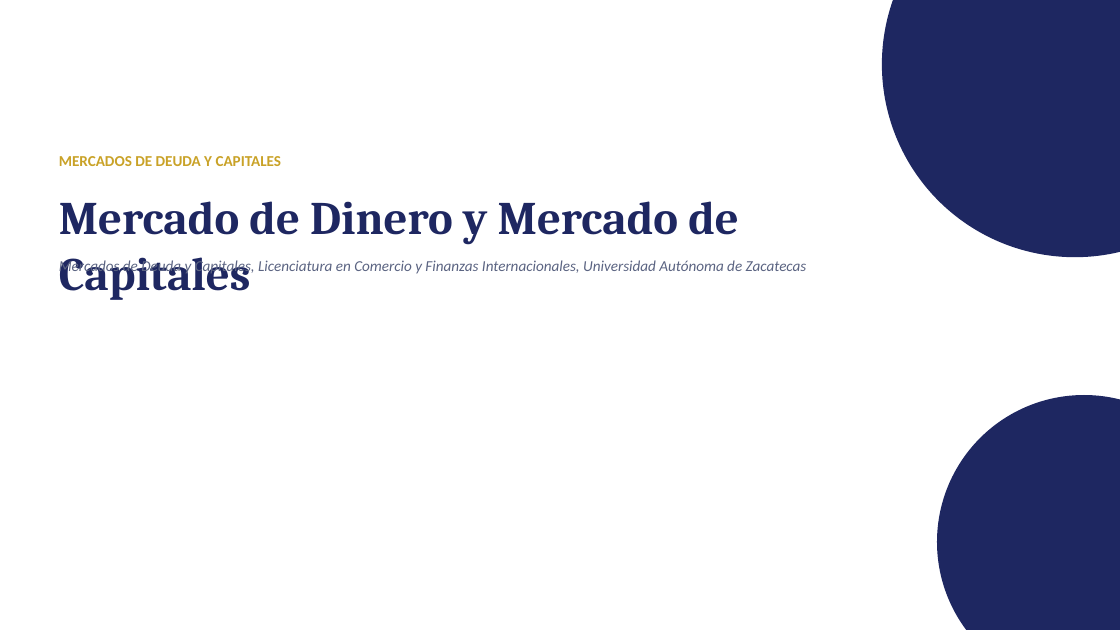
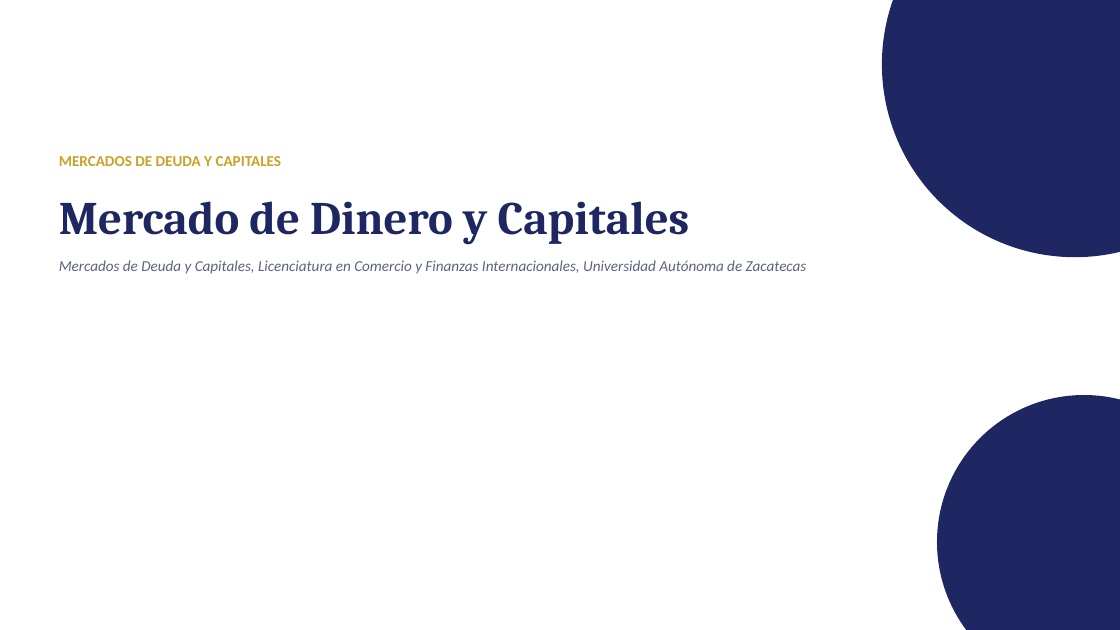
Before and after one commit to LoMarrujo/notes_mercados_dc, a slide deck: slide 1 of notas_unidades/unidad1/2_mercado_dinero_capitales.pptx. Drawn at 1120x630 pixels with LibreOffice and Linux fonts; fonts in the diff are those of the drawing. Boxes give left, top, right and bottom in pixels: in the first picture for what was removed or moved away, otherwise in the second. Text is boxed around its words. In the diff, an @@ line names an element or a change of style, - is before the commit and + after.

Commit message:
fix (1.2): shorten mercado de dinero y capitales header

```diff
--- a/notas_unidades/unidad1/2_mercado_dinero_capitales.pptx
+++ b/notas_unidades/unidad1/2_mercado_dinero_capitales.pptx
@@ text at [59, 201, 690, 245]: text changed @@
-Mercado de Dinero y Mercado de Capitales
+Mercado de Dinero y Capitales
```
Also in this commit, not shown: 5 other slides changed, 2 other files.
